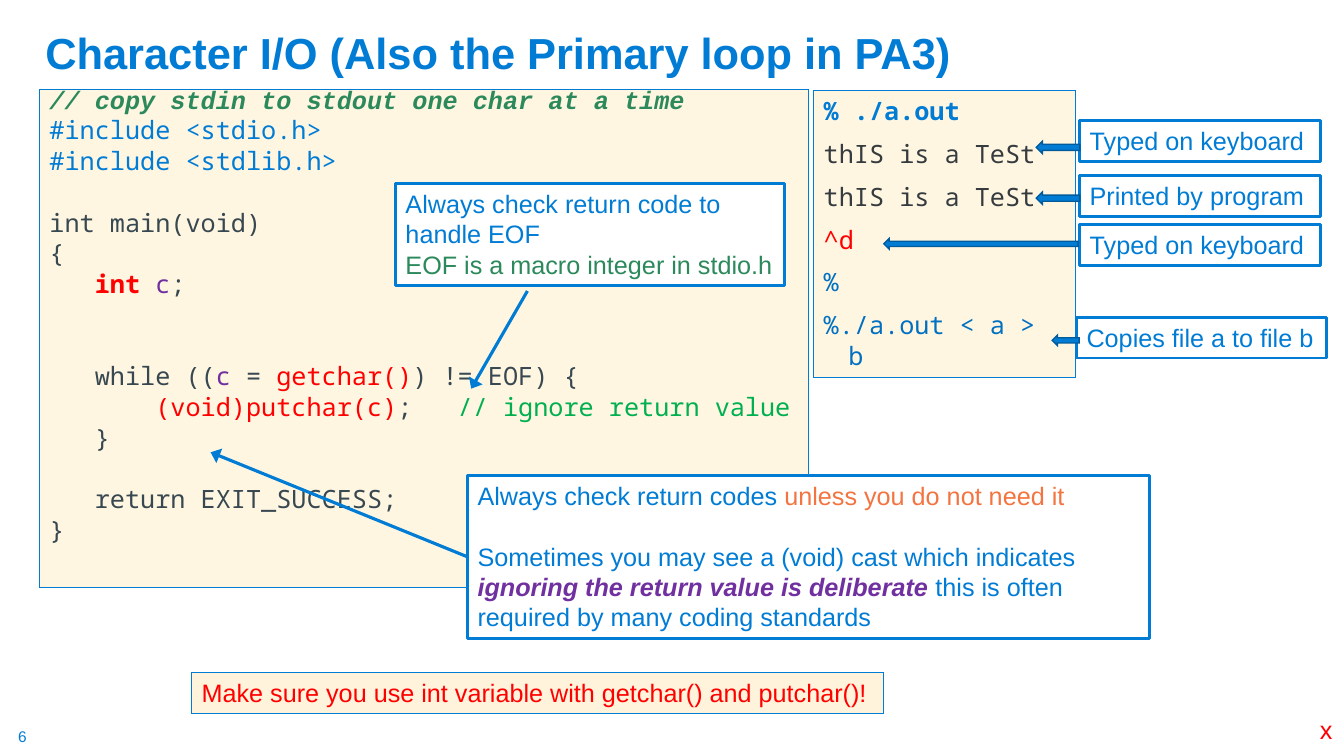
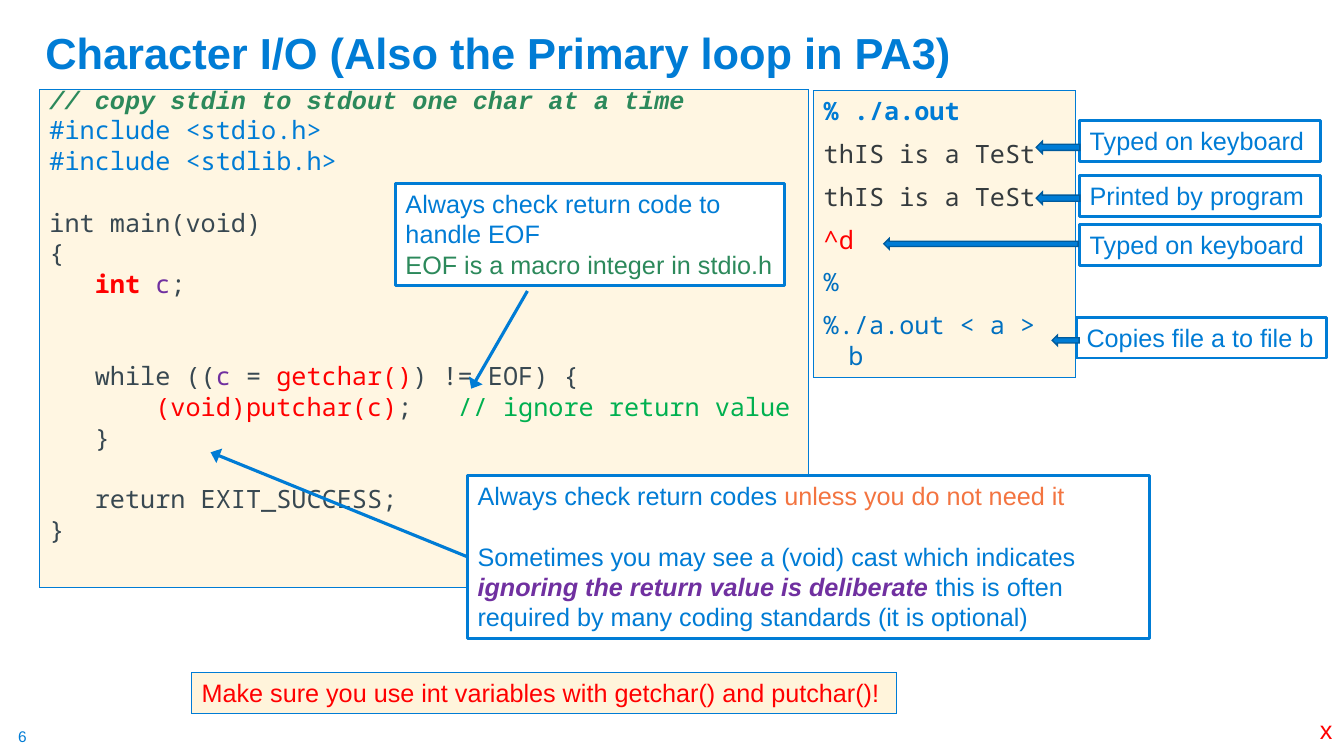
Before and after one commit to cse30-sp24/Muller-Slides, a slide deck: slide 6 of Lecture-5.pptx. Drawn at 1344x756 pixels with LibreOffice and Linux fonts; fonts in the diff are those of the drawing. Boxes give left, top, right and bottom in pixels: in the first picture for what was removed or moved away, otherwise in the second. Text is boxed around its words. In the diff, an @@ line names an element or a change of style, - is before the commit and + after.

```diff
--- a/Lecture-5.pptx
+++ b/Lecture-5.pptx
@@ text in rectangle at [478, 547, 1075, 632]: text changed @@
-Sometimes you may see a (void) cast which indicates ignoring the return value is deliberate this is often required by many coding standards
+Sometimes you may see a (void) cast which indicates ignoring the return value is deliberate this is often required by many coding standards (it is optional)
@@ rectangle "Make sure you use int ...": place and size @@
-rectangle "Make sure you use int ..." at [192, 673, 883, 713]
+rectangle "Make sure you use int ..." at [192, 673, 896, 713]
@@ text in rectangle at [202, 683, 879, 708]: text changed @@
-Make sure you use int variable with getchar() and putchar()!
+Make sure you use int variables with getchar() and putchar()!
```
Also in this commit, not shown: 7 other slides changed, 23 slides removed, 1 other file.
